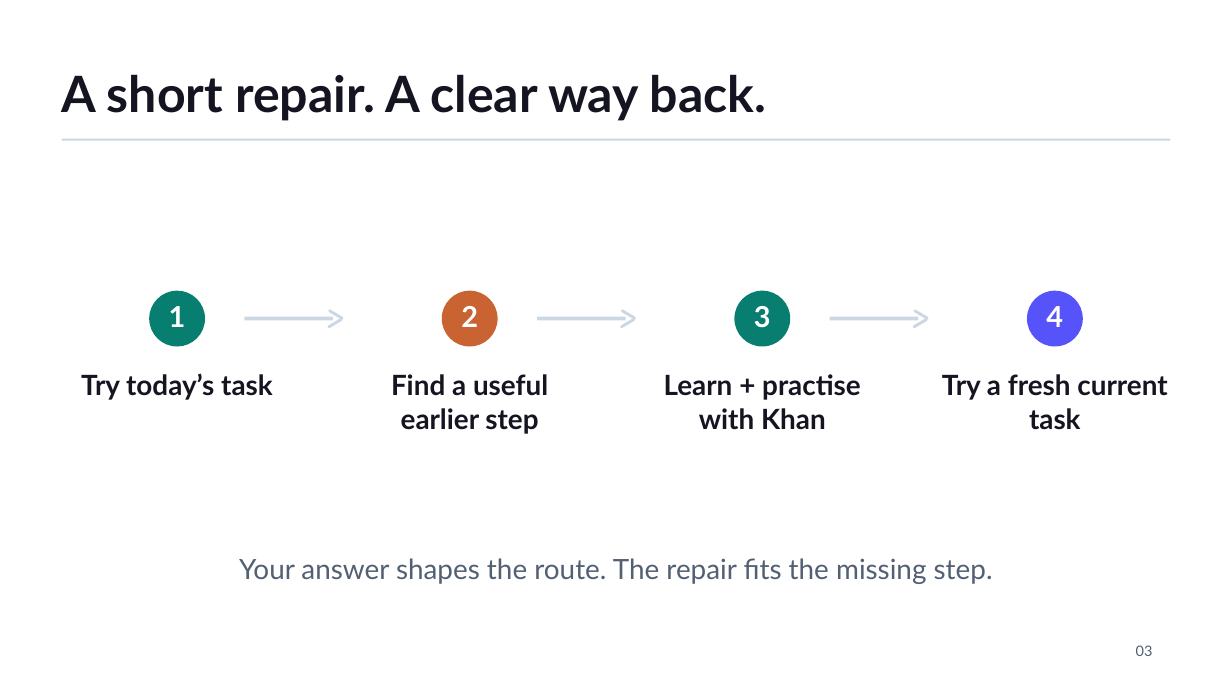
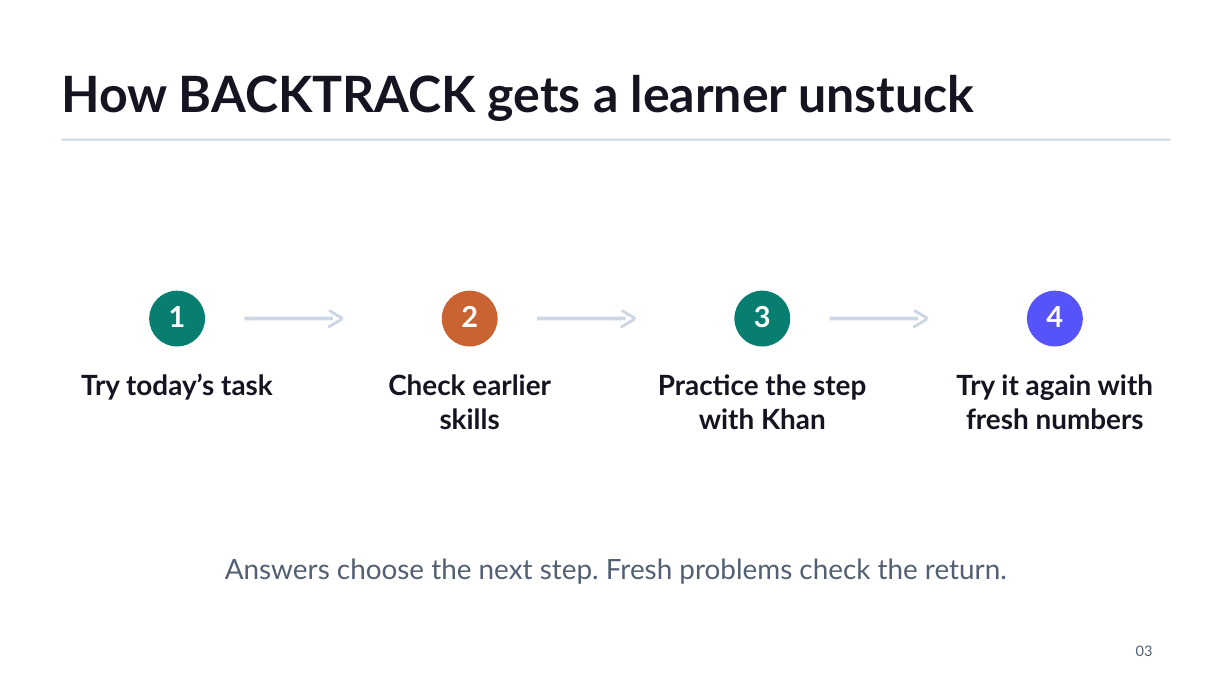
Before and after one commit to KhanAcademy-Backtrack/KhanAcademy-Backtrack-Demo, a slide deck: slide 3 of output/BACKTRACK_KEIC_2026.pptx. Drawn at 1232x693 pixels with LibreOffice and Linux fonts; fonts in the diff are those of the drawing; background and template pictures are left out. Boxes give left, top, right and bottom in pixels: in the first picture for what was removed or moved away, otherwise in the second. Text is boxed around its words. In the diff, an @@ line names an element or a change of style, - is before the commit and + after.

Commit message:
Save Canva GPS opening checkpoint before power interruption

```diff
--- a/output/BACKTRACK_KEIC_2026.pptx
+++ b/output/BACKTRACK_KEIC_2026.pptx
@@ text at bbox=[62, 74, 975, 121]: text changed @@
-A short repair. A clear way back.
+How BACKTRACK gets a learner unstuck
@@ text at bbox=[388, 374, 551, 430]: text changed @@
-Find a useful earlier step
+Check earlier
+skills
@@ text at bbox=[658, 374, 866, 430]: text changed @@
-Learn + practise with Khan
+Practice the step
+with Khan
@@ text at bbox=[956, 374, 1154, 430]: text changed @@
-Try a fresh current task
+Try it again with
+fresh numbers
@@ text at bbox=[225, 558, 1007, 584]: text changed @@
-Your answer shapes the route. The repair fits the missing step.
+Answers choose the next step. Fresh problems check the return.
```
Also in this commit, not shown: 2 other slides changed, 1 slide added, 1 slide removed, 2 other files.
